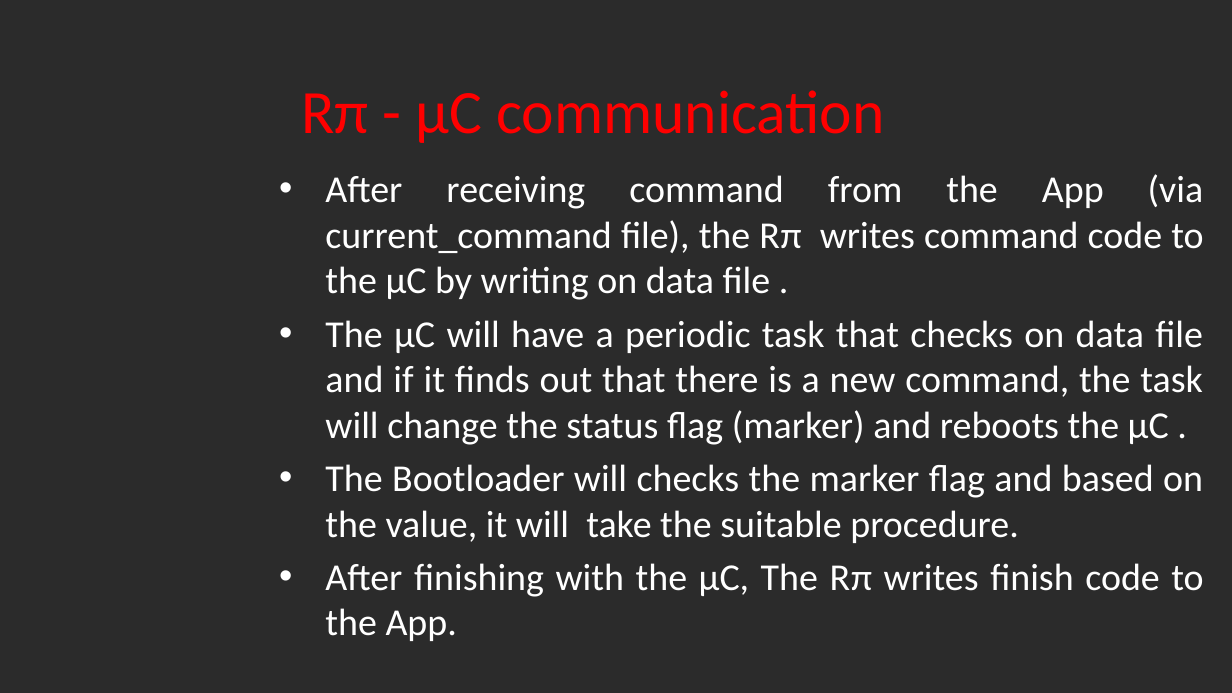
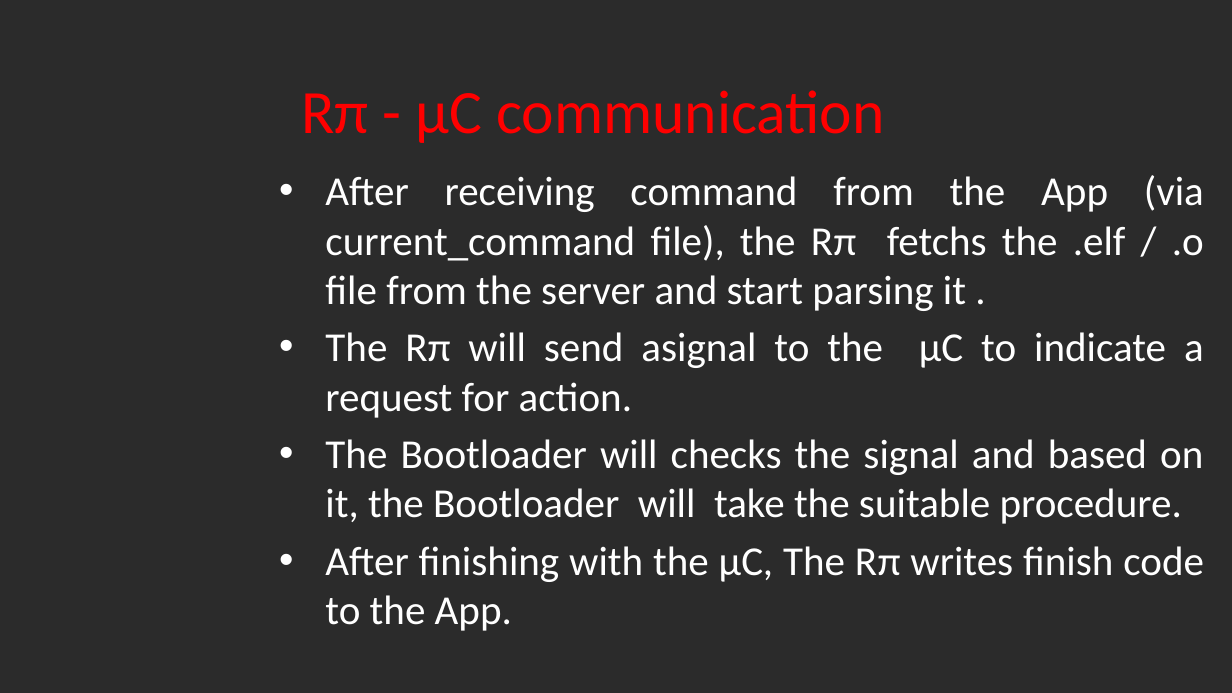
Before and after one commit to Marcelle-Samir/Firmware_Over_The_Air, a slide deck: slide 13 of Project proposal.pptx (slide 14 before the commit). Drawn at 1232x693 pixels with LibreOffice and Linux fonts; fonts in the diff are those of the drawing; background and template pictures are left out; a plain dark background stands for a picture behind light text. Boxes give left, top, right and bottom in pixels: in the first picture for what was removed or moved away, otherwise in the second. Text is boxed around its words. In the diff, an @@ line names an element or a change of style, - is before the commit and + after.

```diff
--- a/Project proposal.pptx
+++ b/Project proposal.pptx
@@ text at [325, 175, 1204, 524]: text changed; size 22.2 to 24 pt @@
-• After receiving command from the App (via current_command file), the Rπ writes command code to the µC by writing on data file .
-• The µC will have a periodic task that checks on data file and if it finds out that there is a new command, the task will change the status flag (marker) and reboots the µC .
-• The Bootloader will checks the marker flag and based on the value, it will take the suitable procedure.
+• After receiving command from the App (via current_command file), the Rπ fetchs the .elf / .o file from the server and start parsing it .
+• The Rπ will send asignal to the µC to indicate a request for action.
+• The Bootloader will checks the signal and based on it, the Bootloader will take the suitable procedure.
@@ text at [325, 546, 1204, 631]: size 22.2 to 24 pt in "After finishing with the µC, The Rπ ..." @@
```
Also in this commit, not shown: 16 other slides changed, 1 slide added, 3 slides removed.
